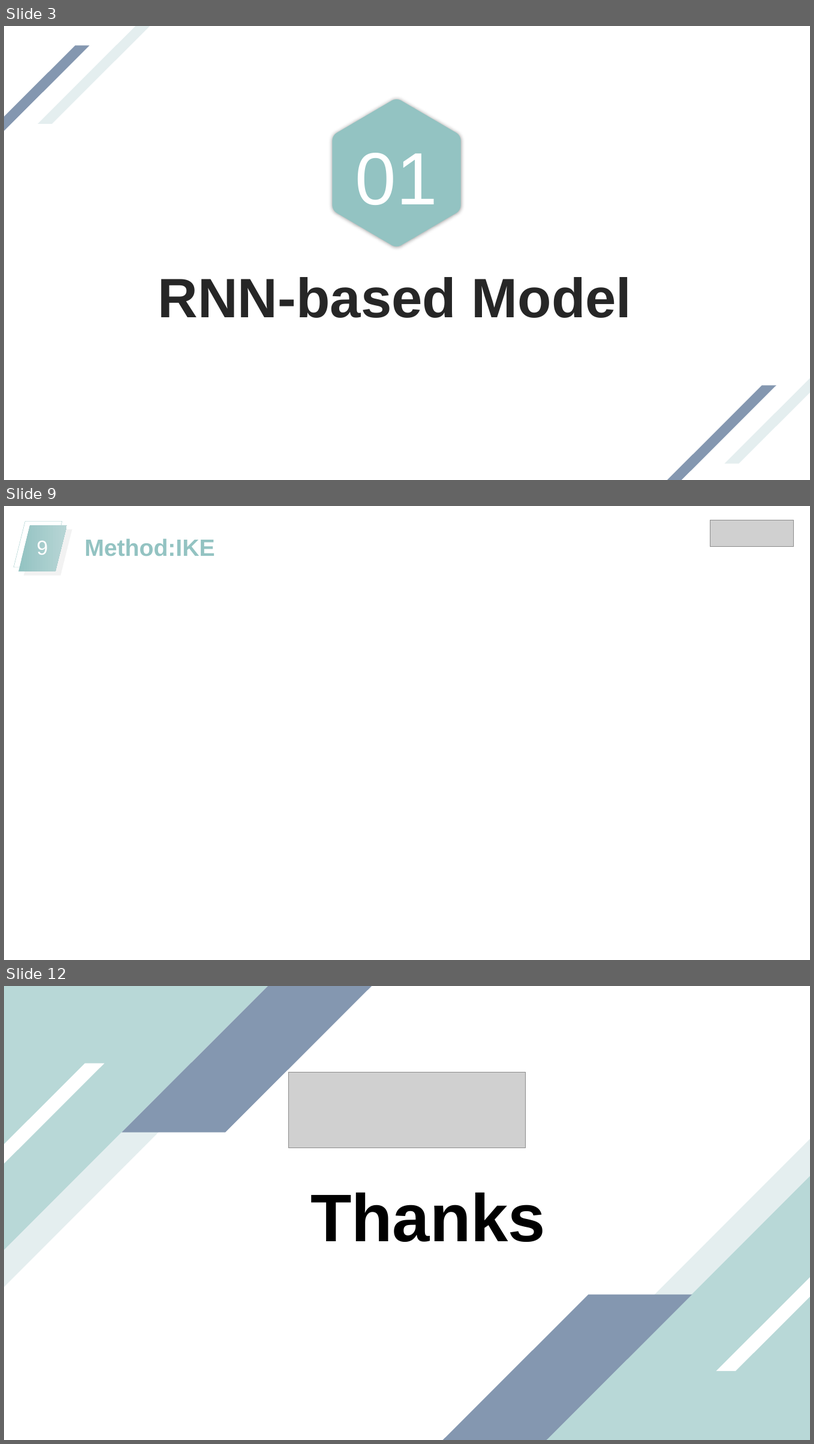
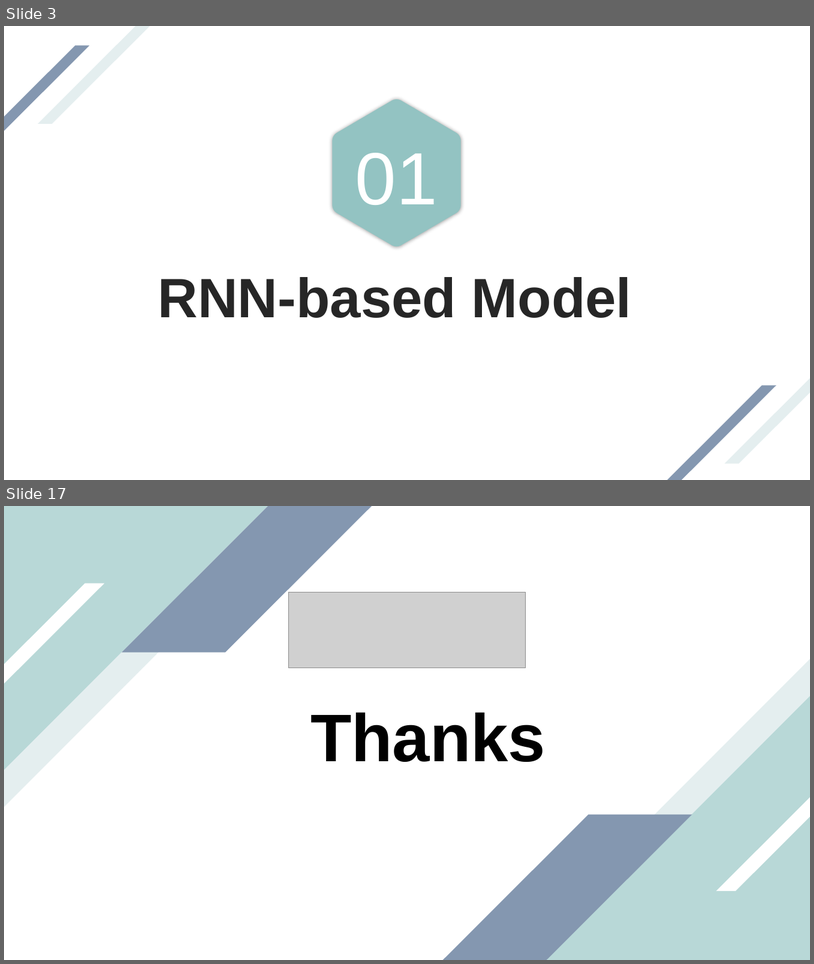
Before and after one commit to Rcrossmeister/CI, a slide deck: Pre/CI-Presentation-hongzijin.pptx. Shown one above the other, each under a label of ours: slides 3, 9 and 12 before the commit, slides 3 and 17 after it; the slides between them are not shown. The pictures are 814x1444 and 814x964 pixels, drawn with LibreOffice and Linux fonts; fonts in the diff are those of the drawing; grey boxes stand for pictures. Boxes give left, top, right and bottom in pixels: in the first picture for what was removed or moved away, otherwise in the second. Text is boxed around its words. In the diff, an @@ line names an element or a change of style, - is before the commit and + after.

```diff
--- a/Pre/CI-Presentation-hongzijin.pptx
+++ b/Pre/CI-Presentation-hongzijin.pptx
@@ slide 9 removed at [4, 506, 810, 960], background #FFFFFF @@
@@ parallelogram removed at [14, 521, 62, 567] @@
@@ picture removed at [711, 520, 794, 547] @@
@@ parallelogram removed at [18, 525, 67, 571] @@
@@ parallelogram removed at [24, 529, 72, 576] @@
@@ page number removed at [37, 541, 48, 555] @@
-9
@@ text removed at [84, 538, 215, 556] @@
-Method:IKE
@@ what was slide 12 is now slide 17 @@
```
Also in this commit, not shown: 1 slide changed, 12 slides added, 6 other slides removed, 15 other files.
